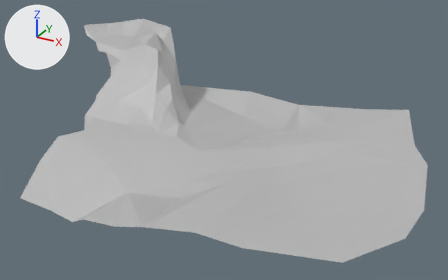
Two versions of the FBX model Assets/Models/Cave/Cave_roof.fbx, one commit apart.
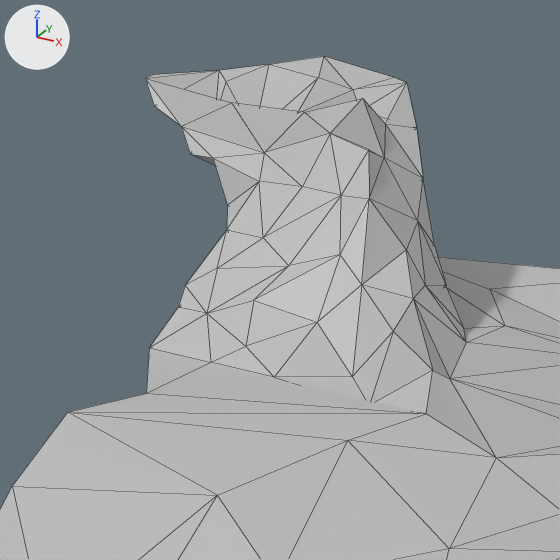
Old and new are each drawn whole from a 50 mm camera at (8.87, -17.07, 14.38) aimed at (-0.53, 0.03, 5.83) and again close up on the part from 8% to 49% of the width and 0% to 66% of the height. Every picture has the same lights, and +X, +Y and +Z are marked at upper left. The close-ups show mesh edges as thin lines. Where no turn or scale is listed for an object, it has been applied to the vertices.

The first close-up shows 'Roof'.
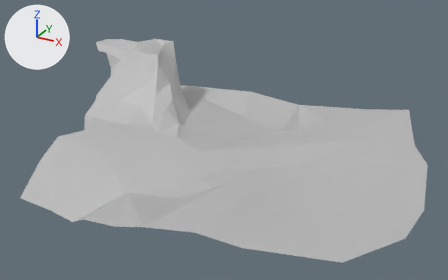
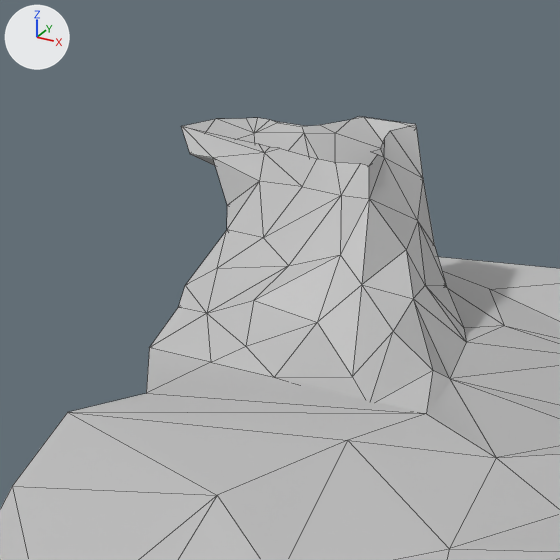
Where the newer file only moved an object's origin or applied its transform, the numbers keep the older frame.

Pixel boxes [x1, y1, x2, y2] of what changed, in the close-ups (560 x 560 px; the box of a moved part takes in the faces that stretch with it):
'Roof', reshaped: before [0, 56, 560, 560]; after [0, 116, 560, 560]
part 1 of me_mesh, moved or reshaped: before [145, 56, 423, 199]; after [181, 116, 423, 199]

The change in detail:
me_mesh is used by ob_roof; location (-1.24, 0.0, 6.56).
me_mesh had 140 vertices, 224 faces and spanned x -7.7..7.7, y -6.0..6.0, z -1.8..1.8.
me_mesh now has 165 vertices, 211 faces and spans x -6.6..7.7, y -6.0..6.0, z -1.8..1.2.
Part 1, on me_mesh:
19 vertices are removed from x -7.7..-3.4, y 2.2..4.9, z 1.3..1.8.
44 faces are deleted.
44 vertices are added at x -6.6..-3.3, y 1.9..4.0, z 1.2.
31 new faces join them.
me_mesh no longer uses material mat_lambert1 (grey #bcbcbc).
